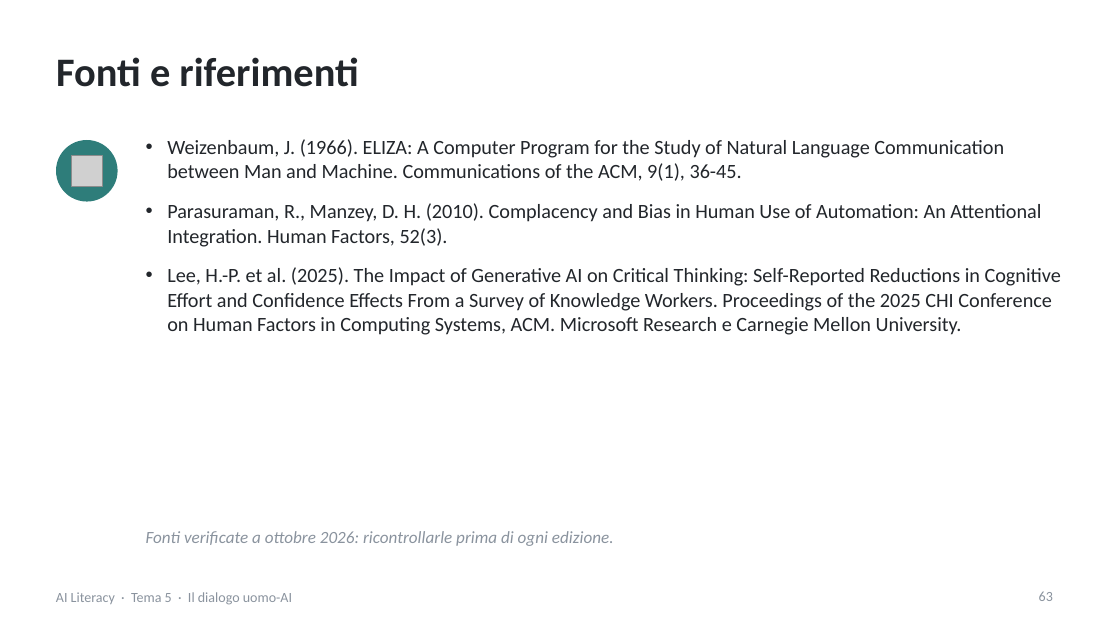
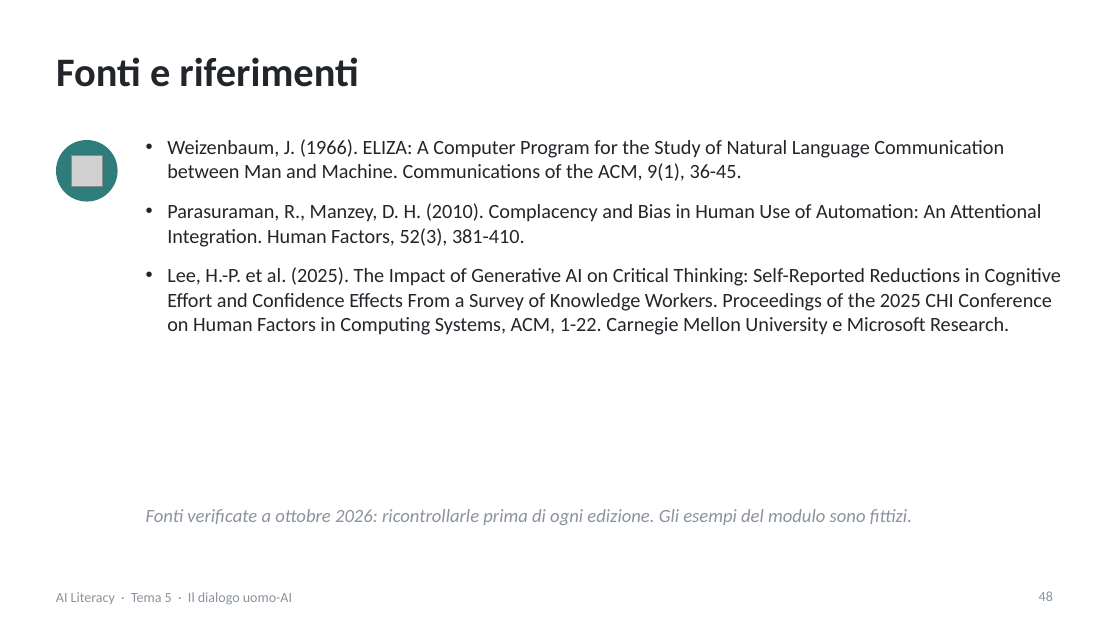
Before and after one commit to NetAi-IT/Formazione-AI-Literacy-Official, a slide deck: slide 48 of Base/Tema5_Dialogo_uomo_AI.pptx (slide 63 before the commit). Drawn at 1120x630 pixels with LibreOffice and Linux fonts; fonts in the diff are those of the drawing; grey boxes stand for pictures. Boxes give left, top, right and bottom in pixels: in the first picture for what was removed or moved away, otherwise in the second. Text is boxed around its words. In the diff, an @@ line names an element or a change of style, - is before the commit and + after.

```diff
--- a/Base/Tema5_Dialogo_uomo_AI.pptx
+++ b/Base/Tema5_Dialogo_uomo_AI.pptx
@@ text at (x1=167, y1=203, x2=1061, y2=335): text changed @@
-• Parasuraman, R., Manzey, D. H. (2010). Complacency and Bias in Human Use of Automation: An Attentional Integration. Human Factors, 52(3).
-• Lee, H.-P. et al. (2025). The Impact of Generative AI on Critical Thinking: Self-Reported Reductions in Cognitive Effort and Confidence Effects From a Survey of Knowledge Workers. Proceedings of the 2025 CHI Conference on Human Factors in Computing Systems, ACM. Microsoft Research e Carnegie Mellon University.
+• Parasuraman, R., Manzey, D. H. (2010). Complacency and Bias in Human Use of Automation: An Attentional Integration. Human Factors, 52(3), 381-410.
+• Lee, H.-P. et al. (2025). The Impact of Generative AI on Critical Thinking: Self-Reported Reductions in Cognitive Effort and Confidence Effects From a Survey of Knowledge Workers. Proceedings of the 2025 CHI Conference on Human Factors in Computing Systems, ACM, 1-22. Carnegie Mellon University e Microsoft Research.
@@ text at (x1=146, y1=509, x2=912, y2=525): text changed; size 11 to 12 pt @@
-Fonti verificate a ottobre 2026: ricontrollarle prima di ogni edizione.
+Fonti verificate a ottobre 2026: ricontrollarle prima di ogni edizione. Gli esempi del modulo sono fittizi.
@@ page number at (x1=1039, y1=591, x2=1053, y2=601): text changed @@
-63
+48
```
Also in this commit, not shown: 35 other slides changed, 9 slides added, 24 slides removed, 1 other file.
